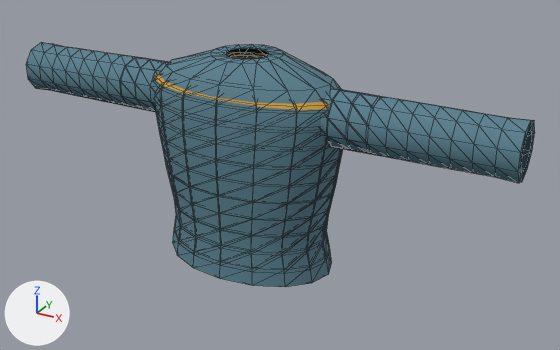
Renders of the glTF model games/la-petite-ligne-2/assets/commun/personnages/top.glb from each side of a commit.
One viewpoint serves both versions: a camera (50 mm lens) standing at (0.812, -1.336, 1.772) and looking at (0.061, 0.029, 1.089). Lighting does not change. The marker at lower left points along +X, +Y and +Z. The older version comes first. Mesh edges are drawn as thin lines.

The first picture shows 'top-sweater', 'top-tee' and 1 more.
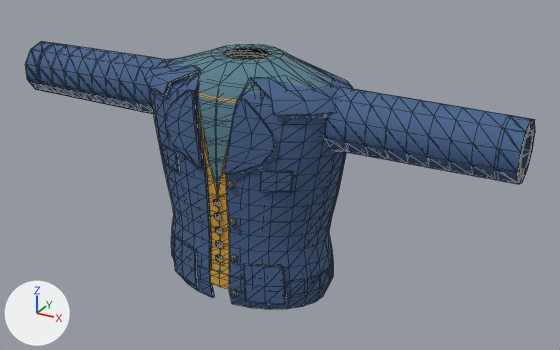
Where the change shows, as pixel boxes [x1, y1, x2, y2] in the pictures (560 x 350 px):
```json
{"object": "top-work-jacket", "change": "added", "after": [25, 41, 535, 309], "on screen": "blue"}
{"object": "top-cardigan", "change": "added", "after": [178, 106, 535, 289], "on screen": "mostly hidden"}
{"object": "top-sweater", "change": "unchanged, covered by the edit", "before": [26, 42, 535, 287], "after": [167, 44, 535, 273]}
{"object": "top-tee", "change": "unchanged, covered by the edit", "before": [154, 53, 329, 110], "after": [198, 53, 268, 103]}
```

Scene script edits in JSON lines:
```json
{"op": "add", "block": "me_top_work_jacket", "code": ["me_top_work_jacket = bpy.data.meshes.new('top-work-jacket')", "me_top_work_jacket.from_pydata(...)  # 1026 vertices, 1808 faces; spans x -0.577..0.577, y -0.141..0.139, z 0.833..1.339", "me_top_work_jacket.materials.append(mat_figurine)"]}
{"op": "add", "block": "me_top_cardigan", "code": ["me_top_cardigan = bpy.data.meshes.new('top-cardigan')", "me_top_cardigan.from_pydata(...)  # 897 vertices, 1652 faces; spans x -0.577..0.577, y -0.133..0.131, z 0.873..1.33", "me_top_cardigan.materials.append(mat_figurine)"]}
{"op": "add", "block": "ob_top_work_jacket", "code": ["ob_top_work_jacket = bpy.data.objects.new('top-work-jacket', me_top_work_jacket)", "ob_top_work_jacket.location = (0.0, 0.0, 0.0)"]}
{"op": "add", "block": "ob_top_cardigan", "code": ["ob_top_cardigan = bpy.data.objects.new('top-cardigan', me_top_cardigan)", "ob_top_cardigan.location = (0.0, 0.0, 0.0)"]}
```
